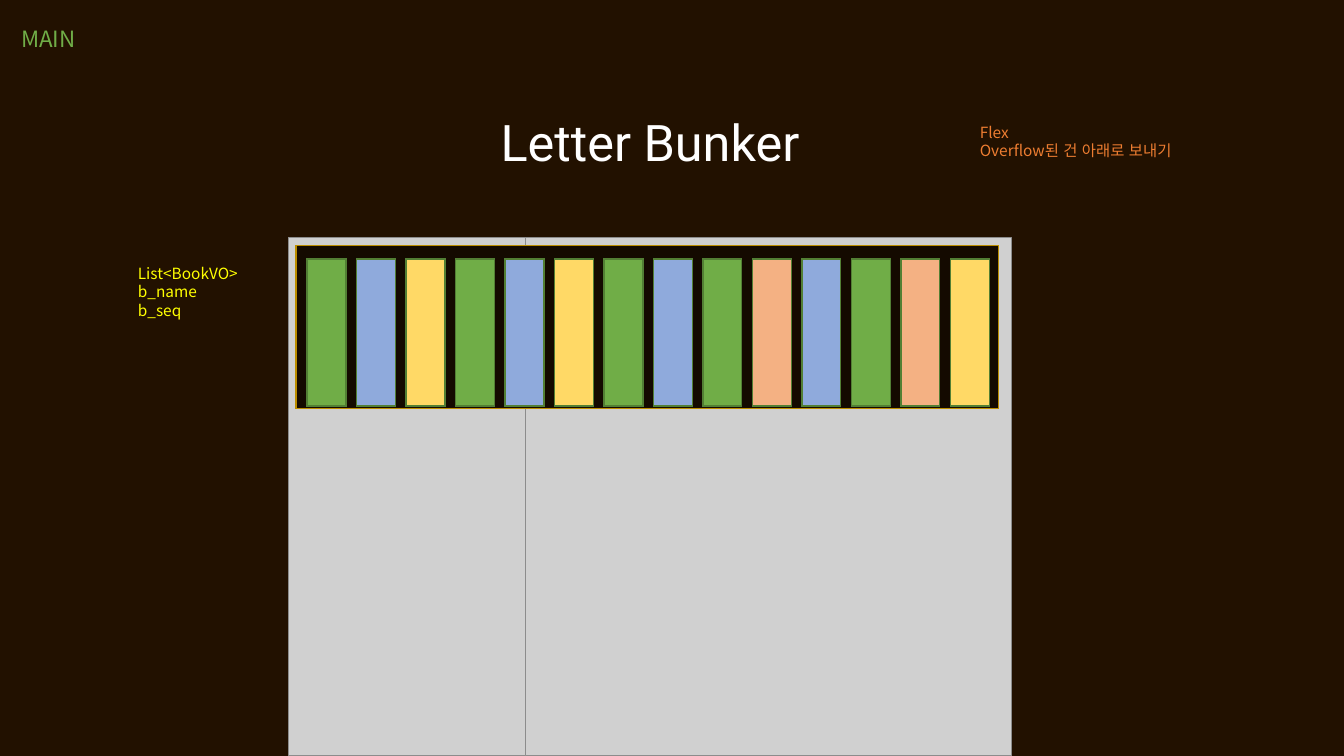
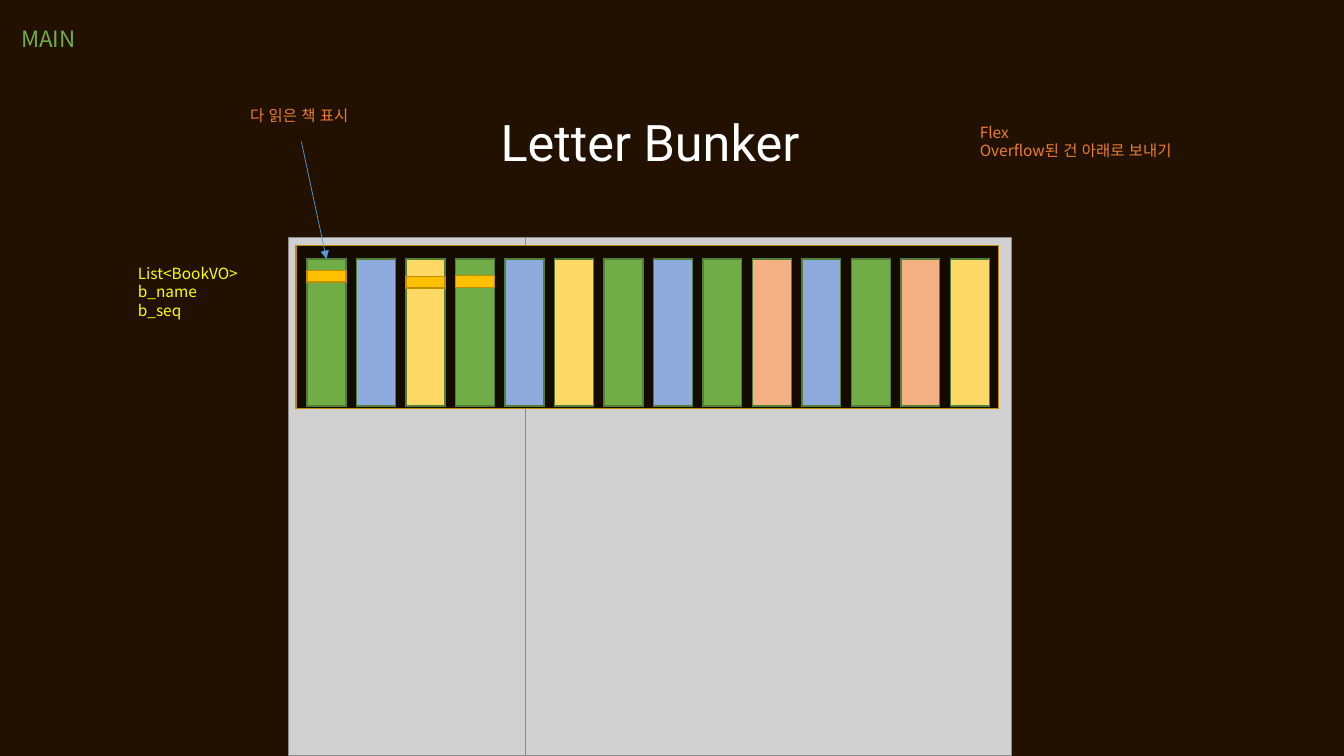
Before and after one commit to itkezi/Biz_Spring_2022_505, a slide deck: slide 3 of SpMVC_LETTERBUNKER/src/main/webapp/resources/letter bunker.pptx. Drawn at 1344x756 pixels with LibreOffice and Linux fonts; fonts in the diff are those of the drawing; grey boxes stand for pictures. Boxes give left, top, right and bottom in pixels: in the first picture for what was removed or moved away, otherwise in the second. Text is boxed around its words. In the diff, an @@ line names an element or a change of style, - is before the commit and + after.

```diff
--- a/SpMVC_LETTERBUNKER/src/main/webapp/resources/letter bunker.pptx
+++ b/SpMVC_LETTERBUNKER/src/main/webapp/resources/letter bunker.pptx
@@ text added at (250,108,348,123), 11 pt, text #ED7D31 @@
+다 읽은 책 표시
@@ arrow added from (301, 141) to (327, 259), #5B9BD5 0.5 pt @@
@@ rectangle added at (308,270,347,282), fill #FFC000, outline #BD8E00 1 pt @@
@@ rectangle added at (406,276,446,288), fill #FFC000, outline #BD8E00 1 pt @@
@@ rectangle added at (456,275,495,287), fill #FFC000, outline #BD8E00 1 pt @@
```
Also in this commit, not shown: 1 other slide changed, 1 slide added, 3 other files.
